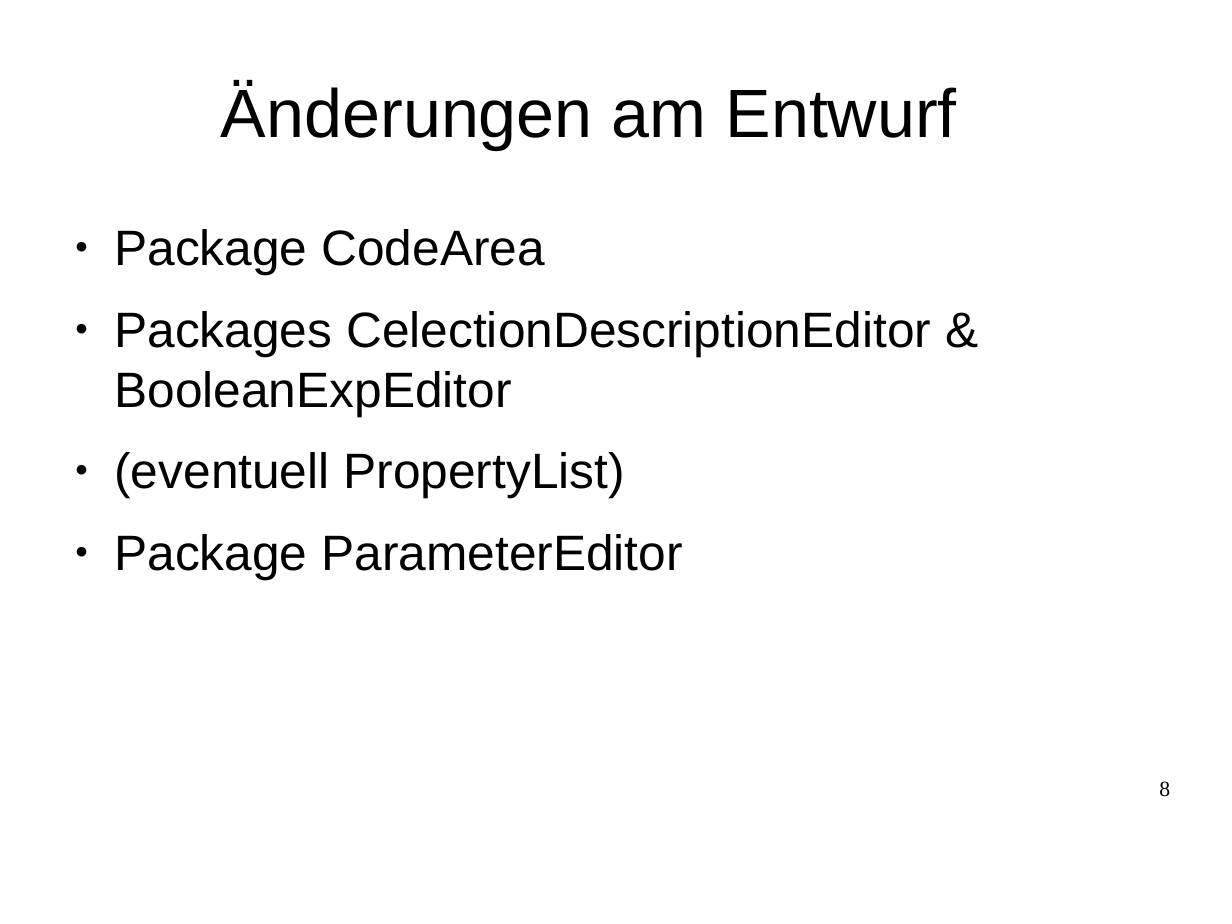
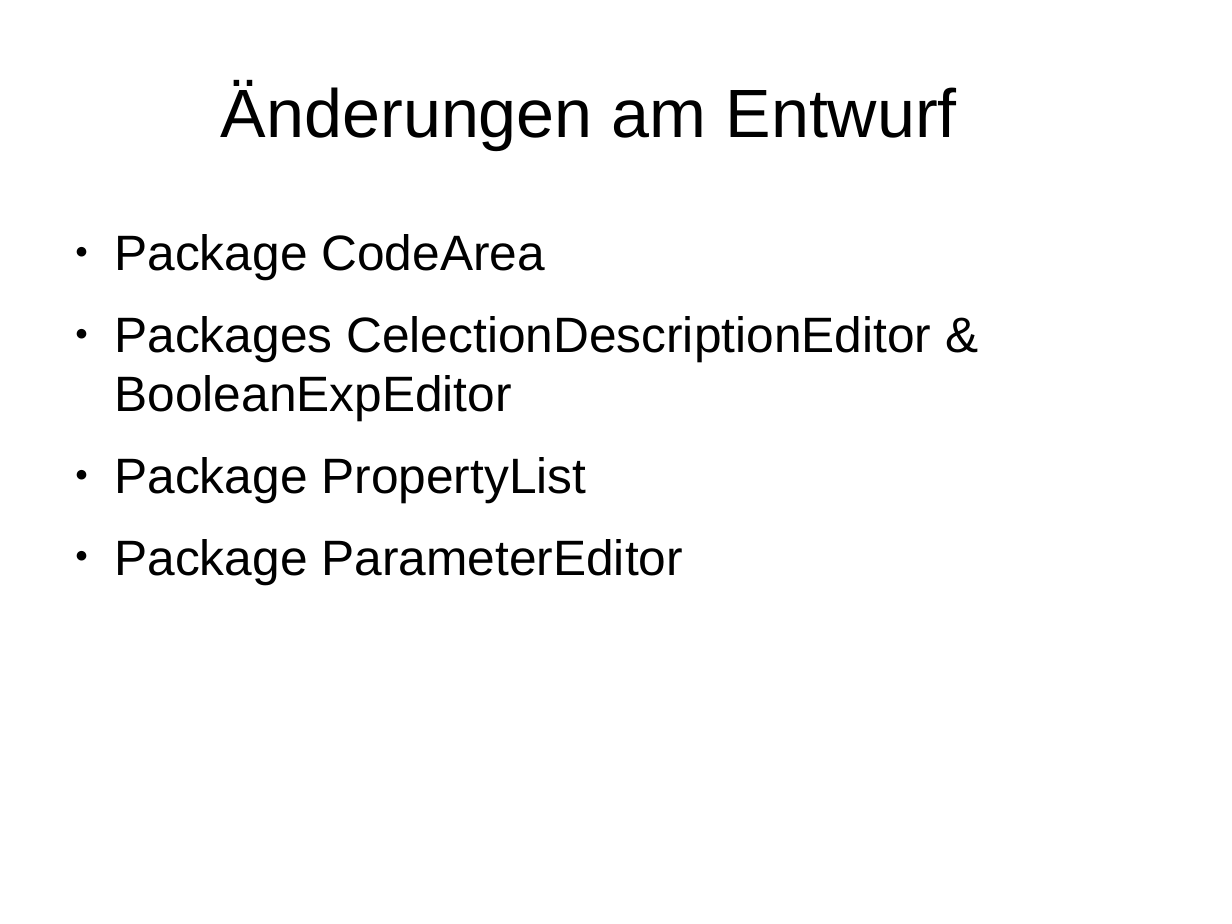
Before and after one commit to justin-hecht/pse-wahlverfahren, a slide deck: slide 8 of Implementierung/Präsentation/Präsentation.odp. Drawn at 1232x924 pixels with LibreOffice and Linux fonts; fonts in the diff are those of the drawing; background and template pictures are left out. Boxes give left, top, right and bottom in pixels: in the first picture for what was removed or moved away, otherwise in the second. Text is boxed around its words. In the diff, an @@ line names an element or a change of style, - is before the commit and + after.

Commit message:
presentation
presentation

```diff
--- a/Implementierung/Präsentation/Präsentation.odp
+++ b/Implementierung/Präsentation/Präsentation.odp
@@ text at (114,457,586,503): text changed @@
-● (eventuell PropertyList)
+● Package PropertyList
@@ page number removed at (1159,781,1170,797) @@
-8
```
Also in this commit, not shown: 13 other slides changed, 2 slides added, 2 slides removed, 2 other files.
